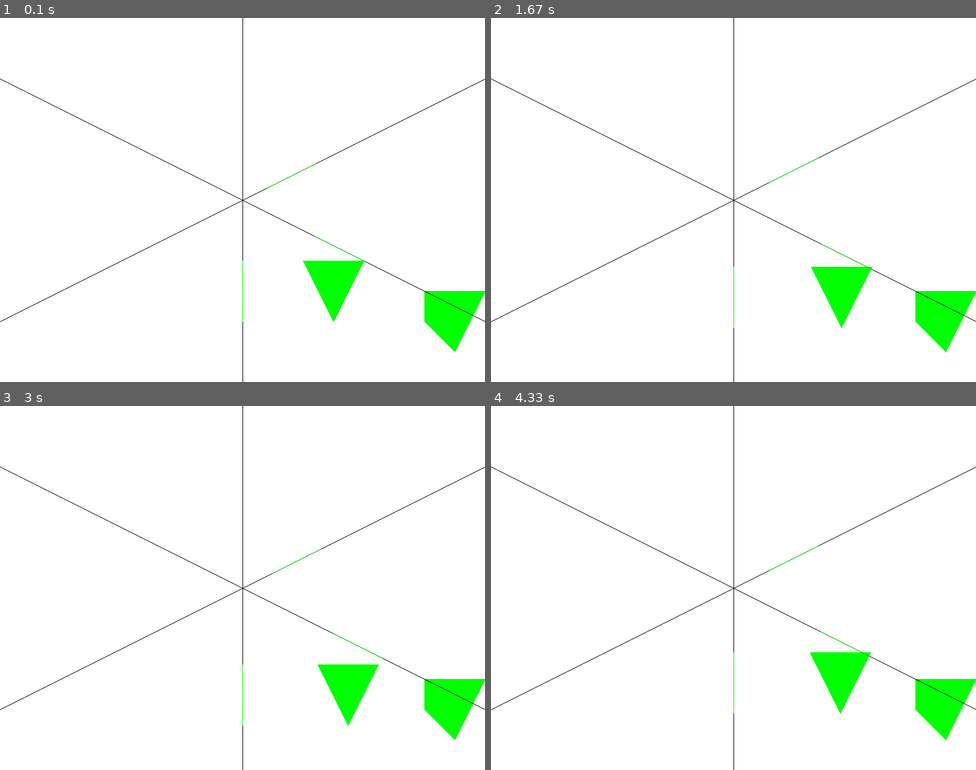
Above: before the commit, frames 1-4 (two rows, left to right).
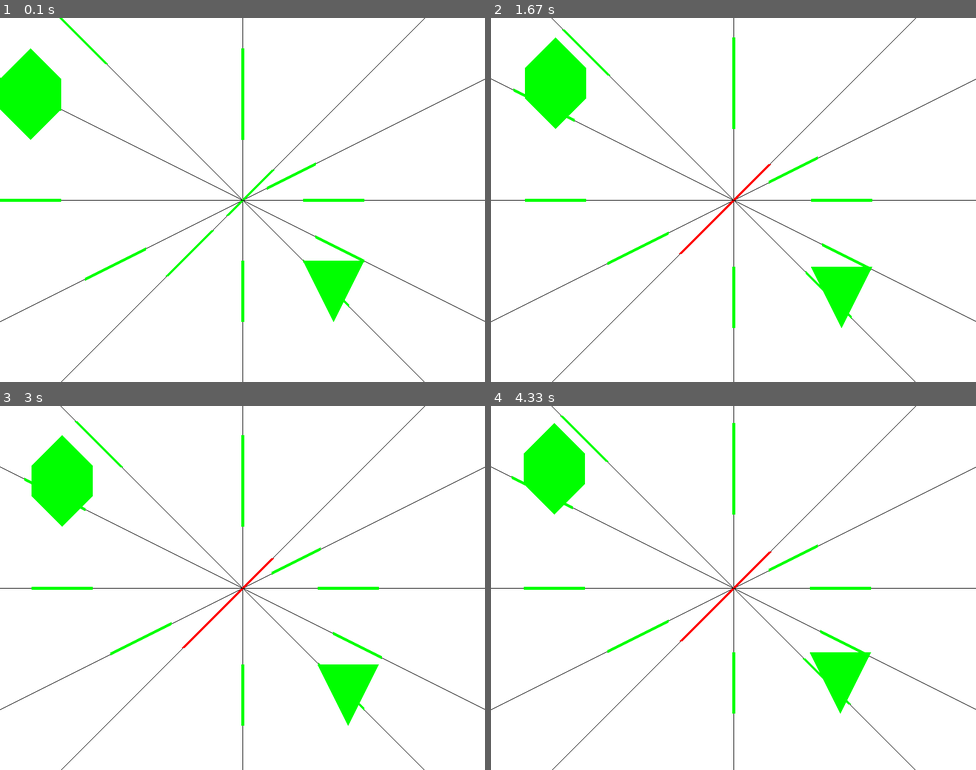
Above: after the commit, the same moments.

Repository: TeshShin/OpenGL_with_Pygame_programming
Game: pygame game, started from 개인프로젝트/MakeSATproject/main.py
Two runs of this game, one before a commit and one after it. Both use one fixed random seed, a clock stepped at 60 frames per second and the inputs below.
Inputs:
- Up to frame 1 (0.1 s): no input
- Up to frame 2 (1.67 s): hold Down 0.33-0.8 s; hold D 0.33-0.8 s; hold D 0.83-1.3 s; hold Right 0.83-1.3 s; hold W 1.33-1.63 s; hold Up 1.33-1.63 s
- Up to frame 3 (3 s): hold D 1.67-2.13 s; hold Right 1.67-2.13 s; hold A 2.17-2.7 s; hold Left 2.17-2.7 s; hold S from 2.73 s (still down); hold Down from 2.73 s (still down)
- Up to frame 4 (4.33 s): release S at 3.03 s; release Down at 3.03 s; hold A 3.07-3.47 s; hold Left 3.07-3.47 s; hold W 3.5-3.87 s; hold Up 3.5-3.87 s; hold D from 3.9 s (still down); hold Right from 3.9 s (still down)

The runs differ from the first frame. In frame 1, 4.7% of the frame differs, in the area x 0-100%, y 0-100%; in frame 2, 4.7%; in frame 3, 4.7%; in frame 4, 4.8%.

Commit message:
2D SAT axis visualization complete

Diff:
--- a/개인프로젝트/MakeSATproject/main.py
+++ b/개인프로젝트/MakeSATproject/main.py
@@ -18,16 +18,13 @@
 green = (0, 255, 0)
 black = (0,0,0)
 
+# 원점을 화면의 중앙으로 삼기 위한 세팅
+originx = width / 2
+originy = height / 2
+
 # 다각형 정점 좌표
 polygon1 = [[100, 100], [200, 100], [150, 200]]
-polygon2 = [[300, 150], [400, 150], [350, 250], [300, 200]]
-
-def transform_coordinates(x, y, screen_width, screen_height):
-    center_x = screen_width // 2
-    center_y = screen_height // 2
-    transformed_x = x - center_x
-    transformed_y = y - center_y
-    return transformed_x, transformed_y
+polygon2 = [[-300, -150], [-350, -100], [-400, -150], [-400, -200], [-350, -250], [-300, -200]]
 
 def project_polygon(axis, polygon):
     """다각형을 축에 사영한 결과를 반환합니다."""
@@ -69,24 +66,64 @@
 
     return True
 
-def draw_axis(polygon):
-    axes = get_axes(polygon)
+def draw_SAT(polygon1, polygon2):
+    """두 다각형의 각 선의 직교 벡터를 화면 중앙을 원점으로 시각화"""
+    axes = get_axes(polygon1)
     for axis in axes:
-        x = width / 2
-        y = height / 2
-        x1 = (axis[0]* 1000 + x)
-        y1 = (axis[1]* 1000 + y)
-        x2 = (axis[0]* -1000 + x)
-        y2 = (axis[1]* -1000 + y)
+        x1 = (axis[0]* 1000 + originx)
+        y1 = (axis[1]* 1000 + originy)
+        x2 = (axis[0]* -1000 + originx)
+        y2 = (axis[1]* -1000 + originy)
+        pygame.draw.aaline(screen, black, [x1, y1], [x2, y2])
+        """두 다각형이 축에 내적된 결과인 선을 시각화"""
+        min_proj1 , max_proj1 = project_polygon(axis, polygon1)
+        proj1_x1 = (axis[0]* min_proj1 + originx)
+        proj1_y1 = (axis[1]* min_proj1 + originy)
+        proj1_x2 = (axis[0]* max_proj1 + originx)
+        proj1_y2 = (axis[1]* max_proj1 + originy)
 
-        min_proj , max_proj = project_polygon(axis, polygon)
-        print(min_proj)
-        proj_x1 = (axis[0]* min_proj + x)
-        proj_y1 = (axis[1]* min_proj + y)
-        proj_x2 = (axis[0]* max_proj + x)
-        proj_y2 = (axis[1]* max_proj + y)
+        min_proj2 , max_proj2 = project_polygon(axis, polygon2)
+        proj2_x1 = (axis[0]* min_proj2 + originx)
+        proj2_y1 = (axis[1]* min_proj2 + originy)
+        proj2_x2 = (axis[0]* max_proj2 + originx)
+        proj2_y2 = (axis[1]* max_proj2 + originy)
+        # 선끼리의 충돌 판정
+        if max_proj1 < min_proj2 or max_proj2 < min_proj1:
+            # 내적된 선이 서로 충돌하지 않으면 초록색
+            pygame.draw.line(screen, green, [proj1_x1, proj1_y1], [proj1_x2, proj1_y2],5)
+            pygame.draw.line(screen, green, [proj2_x1, proj2_y1], [proj2_x2, proj2_y2],5)
+        else:
+            # 충돌하면 빨간색
+            pygame.draw.line(screen, red, [proj1_x1, proj1_y1], [proj1_x2, proj1_y2],5)
+            pygame.draw.line(screen, red, [proj2_x1, proj2_y1], [proj2_x2, proj2_y2],5)
+    axes = get_axes(polygon2)
+    for axis in axes:
+        x1 = (axis[0]* 1000 + originx)
+        y1 = (axis[1]* 1000 + originy)
+        x2 = (axis[0]* -1000 + originx)
+        y2 = (axis[1]* -1000 + originy)
         pygame.draw.aaline(screen, black, [x1, y1], [x2, y2])
-        pygame.draw.aaline(screen, green, [proj_x1, proj_y1], [proj_x2, proj_y2])
+        """두 다각형이 축에 내적된 결과인 선을 시각화"""
+        min_proj1 , max_proj1 = project_polygon(axis, polygon1)
+        proj1_x1 = (axis[0]* min_proj1 + originx)
+        proj1_y1 = (axis[1]* min_proj1 + originy)
+        proj1_x2 = (axis[0]* max_proj1 + originx)
+        proj1_y2 = (axis[1]* max_proj1 + originy)
+
+        min_proj2 , max_proj2 = project_polygon(axis, polygon2)
+        proj2_x1 = (axis[0]* min_proj2 + originx)
+        proj2_y1 = (axis[1]* min_proj2 + originy)
+        proj2_x2 = (axis[0]* max_proj2 + originx)
+        proj2_y2 = (axis[1]* max_proj2 + originy)
+        # 선끼리의 충돌 판정
+        if max_proj1 < min_proj2 or max_proj2 < min_proj1:
+            # 내적된 선이 서로 충돌하지 않으면 초록색
+            pygame.draw.line(screen, green, [proj1_x1, proj1_y1], [proj1_x2, proj1_y2],5)
+            pygame.draw.line(screen, green, [proj2_x1, proj2_y1], [proj2_x2, proj2_y2],5)
+        else:
+            # 충돌하면 빨간색
+            pygame.draw.line(screen, red, [proj1_x1, proj1_y1], [proj1_x2, proj1_y2],5)
+            pygame.draw.line(screen, red, [proj2_x1, proj2_y1], [proj2_x2, proj2_y2],5)
 
 def draw_neworigin_polygon(polygon, color = green):
     newpolygon = []
@@ -116,6 +153,20 @@
     if keys[pygame.K_DOWN]:
         for i in range(len(polygon1)):
             polygon1[i][1] += 1
+
+    keys = pygame.key.get_pressed()
+    if keys[pygame.K_a]:
+        for i in range(len(polygon2)):
+            polygon2[i][0] -= 1
+    if keys[pygame.K_d]:
+        for i in range(len(polygon2)):
+            polygon2[i][0] += 1
+    if keys[pygame.K_w]:
+        for i in range(len(polygon2)):
+            polygon2[i][1] -= 1
+    if keys[pygame.K_s]:
+        for i in range(len(polygon2)):
+            polygon2[i][1] += 1
     # 충돌 감지
     collision = check_collision(polygon1, polygon2)
 
@@ -125,7 +176,7 @@
     # pygame.draw.polygon(screen, green, polygon2)
     draw_neworigin_polygon(polygon1)
     draw_neworigin_polygon(polygon2)
-    draw_axis(polygon1)
+    draw_SAT(polygon1, polygon2)
     # 충돌 시 색상 변경
     if collision:
         draw_neworigin_polygon(polygon1, red)
